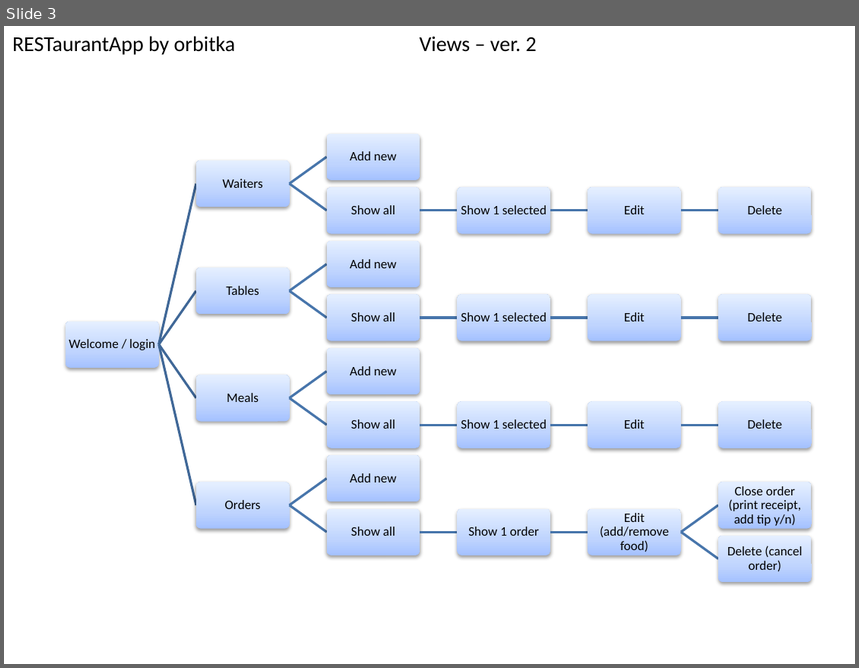
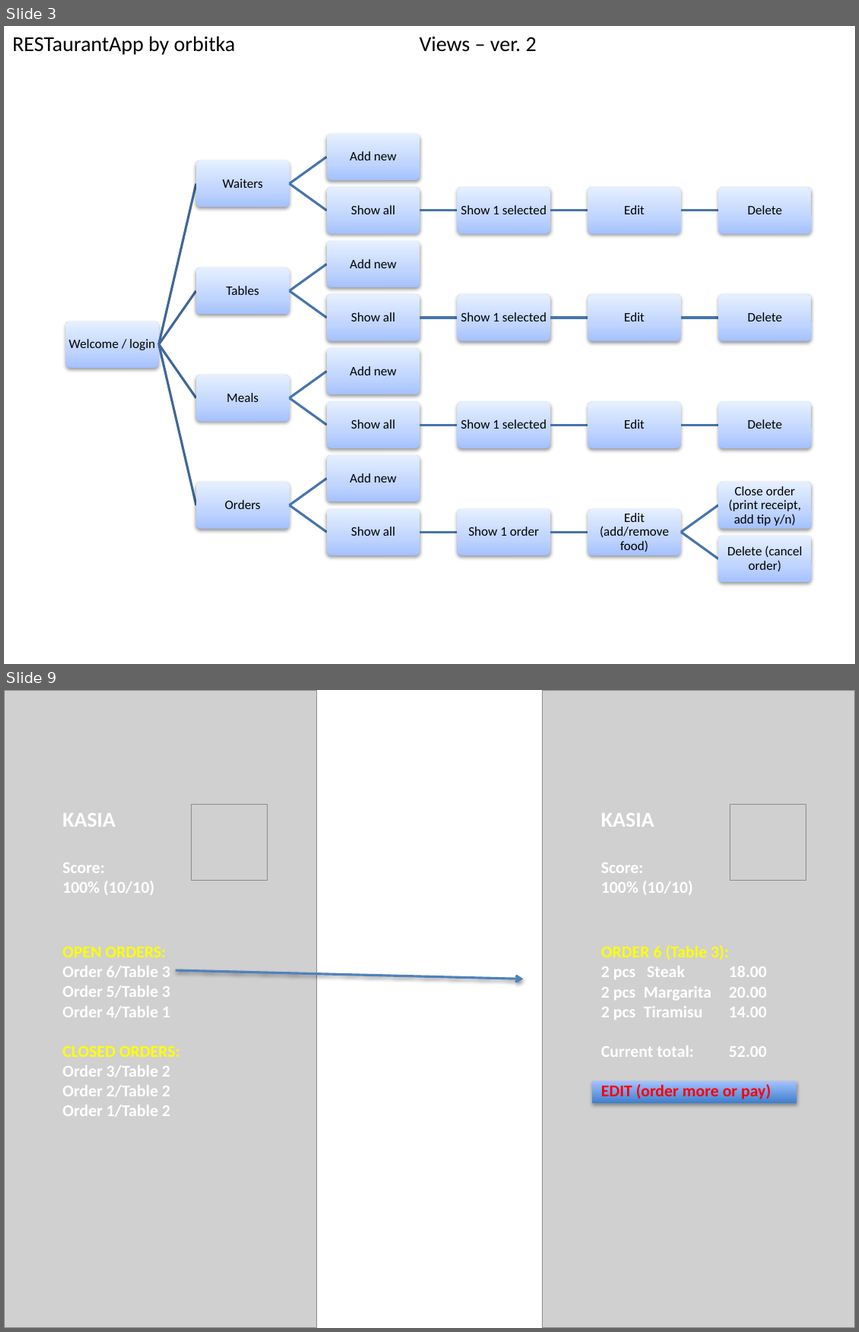
Before and after one commit to orbitka/RESTaurantApp, a slide deck: ERD+wireframes.pptx. Shown one above the other, each under a label of ours: slide 3 before the commit, slides 3 and 9 after it; the slides between them are not shown. The pictures are 859x668 and 859x1332 pixels, drawn with LibreOffice and Linux fonts; fonts in the diff are those of the drawing; grey boxes stand for pictures. Boxes give left, top, right and bottom in pixels: in the first picture for what was removed or moved away, otherwise in the second. Text is boxed around its words. In the diff, an @@ line names an element or a change of style, - is before the commit and + after.

```diff
--- a/ERD+wireframes.pptx
+++ b/ERD+wireframes.pptx
@@ slide 9 added at (4,690,855,1328), background #FFFFFF @@
@@ picture added at (4,690,316,1328) @@
@@ picture added at (543,690,855,1328) @@
@@ text added at (63,813,154,895), 14 pt, text #FFFFFF, bold @@
+KASIA
+Score:
+100% (10/10)
@@ picture added at (191,804,268,881) @@
@@ text added at (601,813,693,895), 14 pt, text #FFFFFF, bold @@
+KASIA
+Score:
+100% (10/10)
@@ picture added at (730,804,807,881) @@
@@ text added at (63,946,180,1117), 14 pt, text #FFFFFF, bold @@
+OPEN ORDERS:
+Order 6/Table 3
+Order 5/Table 3
+Order 4/Table 1
+CLOSED ORDERS:
+Order 3/Table 2
+Order 2/Table 2
+Order 1/Table 2
@@ text added at (601,945,771,1102), 14 pt, text #FFFFFF, bold @@
+ORDER 6 (Table 3):
+2 pcs Steak 18.00
+2 pcs Margarita 20.00
+2 pcs Tiramisu 14.00
+Current total: 52.00
+EDIT (order more or pay)
@@ arrow added from (176, 971) to (523, 980), #4F81BD 2 pt @@
@@ rectangle added at (592,1081,797,1103), fill gradient #3F80CE to #A4C4FF @@
```
Also in this commit, not shown: 7 other slides added, 8 other files.
